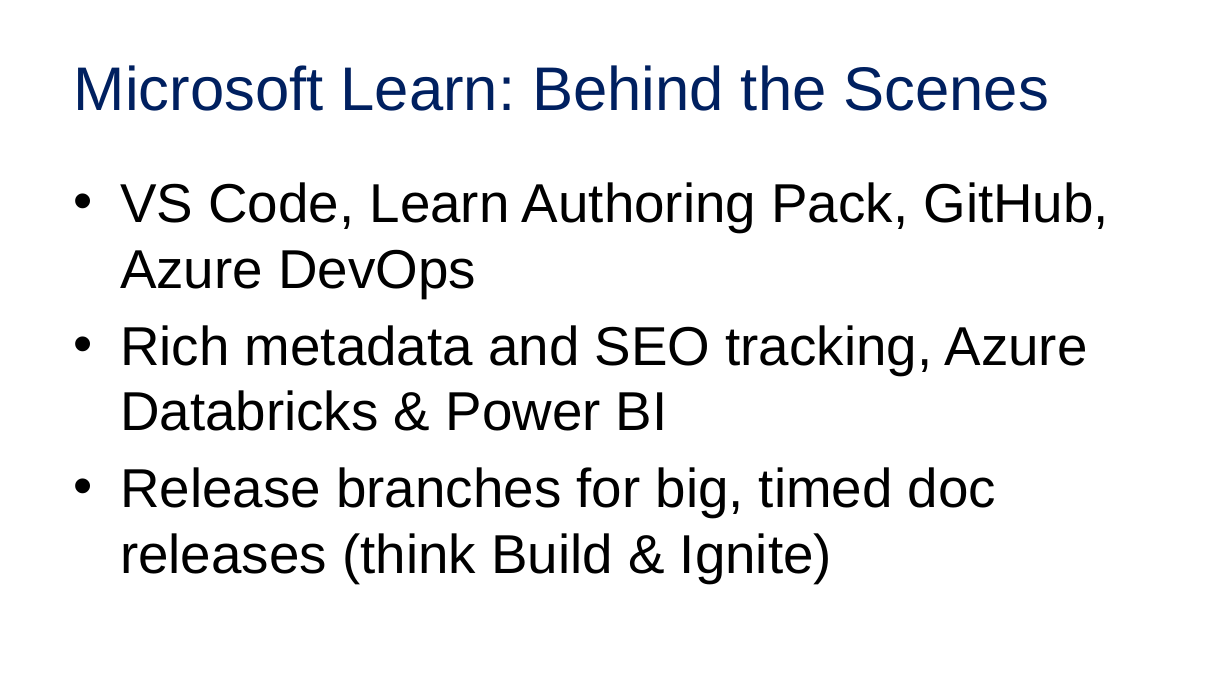
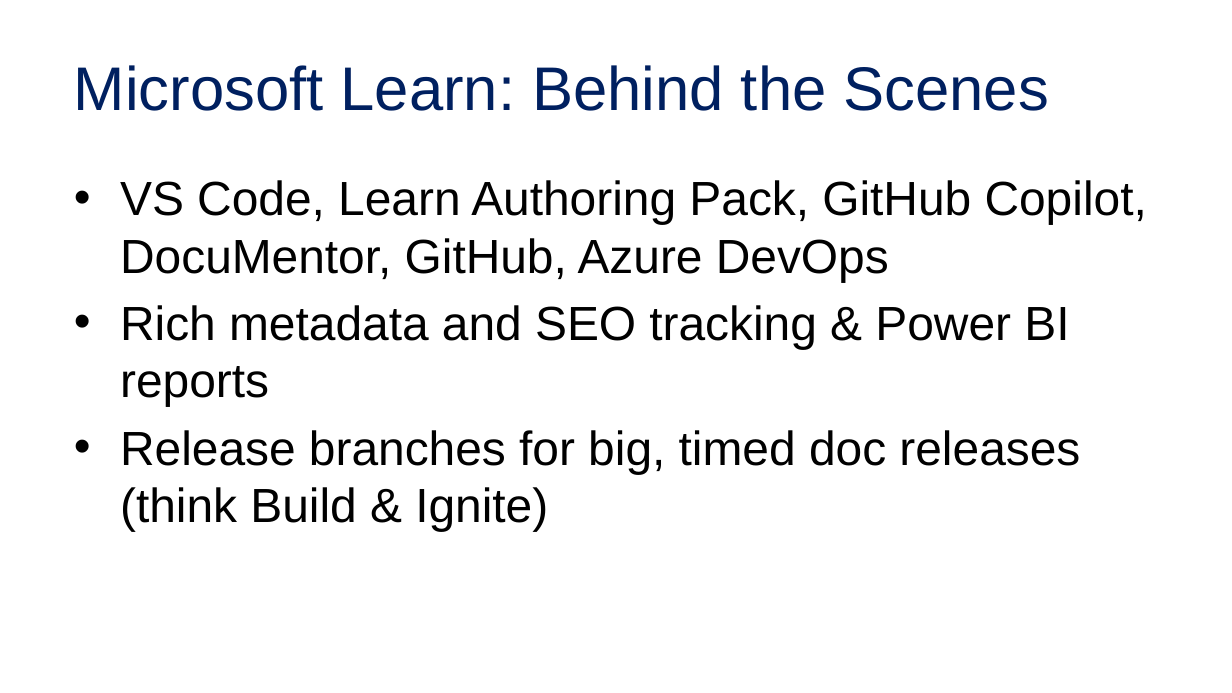
Before and after one commit to alvinashcraft/speaking, a slide deck: slide 17 of 2025/1116_VSLiveOrlando/Contributing to Learn/VSLive Orlando 25 - Become a MS Learn Contributor_AlvinAshcraft.pptx. Drawn at 1232x693 pixels with LibreOffice and Linux fonts; fonts in the diff are those of the drawing; background and template pictures are left out. Boxes give left, top, right and bottom in pixels: in the first picture for what was removed or moved away, otherwise in the second. Text is boxed around its words. In the diff, an @@ line names an element or a change of style, - is before the commit and + after.

Commit message:
Update Learn slides for Live360 Orlando 2025

```diff
--- a/2025/1116_VSLiveOrlando/Contributing to Learn/VSLive Orlando 25 - Become a MS Learn Contributor_AlvinAshcraft.pptx
+++ b/2025/1116_VSLiveOrlando/Contributing to Learn/VSLive Orlando 25 - Become a MS Learn Contributor_AlvinAshcraft.pptx
@@ text at (120, 180, 1147, 407): text changed; size 32 to 28 pt @@
-• VS Code, Learn Authoring Pack, GitHub, Azure DevOps
-• Rich metadata and SEO tracking, Azure Databricks & Power BI
+• VS Code, Learn Authoring Pack, GitHub Copilot, DocuMentor, GitHub, Azure DevOps
+• Rich metadata and SEO tracking & Power BI reports
@@ text at (120, 430, 1080, 531): size 32 to 28 pt in "Release branches for big, timed doc releases ..." @@
```
Also in this commit, not shown: 14 other slides changed.
